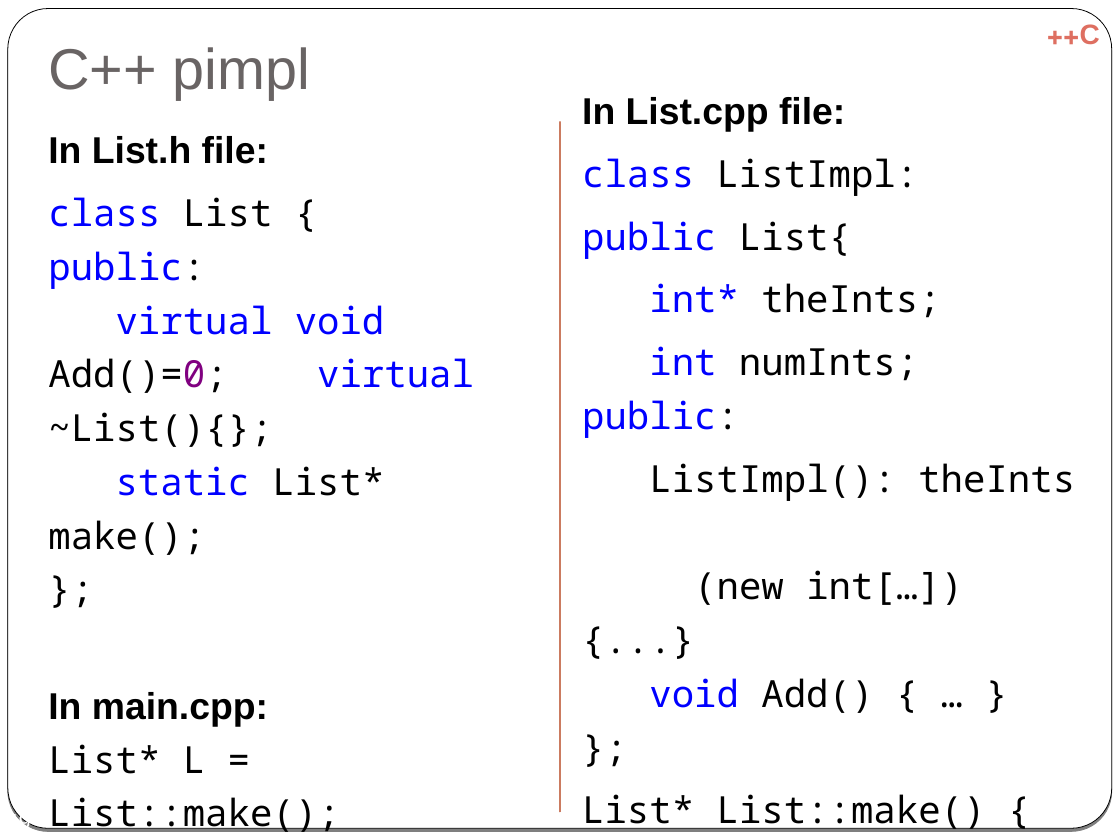
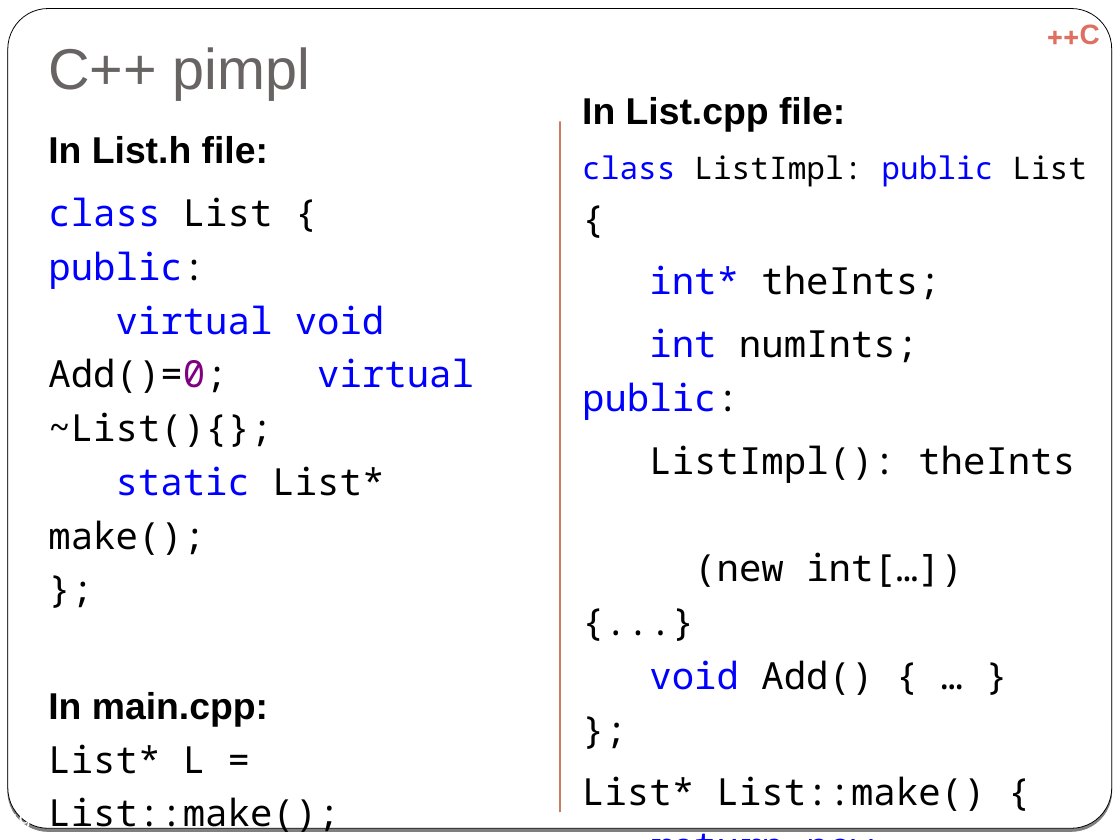
Before and after one commit to cpp-at-ariel/cpp-5778, a slide deck: slide 49 of week06-inheritance/slides-virtual.odp. Drawn at 1120x840 pixels with LibreOffice and Linux fonts; fonts in the diff are those of the drawing. Boxes give left, top, right and bottom in pixels: in the first picture for what was removed or moved away, otherwise in the second. Text is boxed around its words. In the diff, an @@ line names an element or a change of style, - is before the commit and + after.

```diff
--- a/week06-inheritance/slides-virtual.odp
+++ b/week06-inheritance/slides-virtual.odp
@@ text at [582, 155, 1087, 187]: text changed; size 24 to 20 pt @@
-class ListImpl:
-public List{
+class ListImpl: public List {
```
Also in this commit, not shown: 12 other files.
